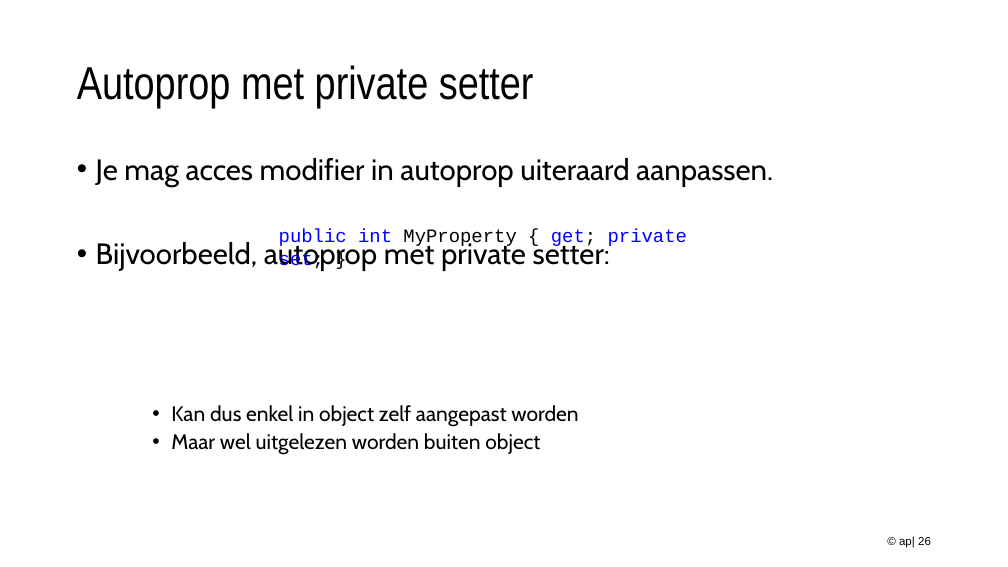
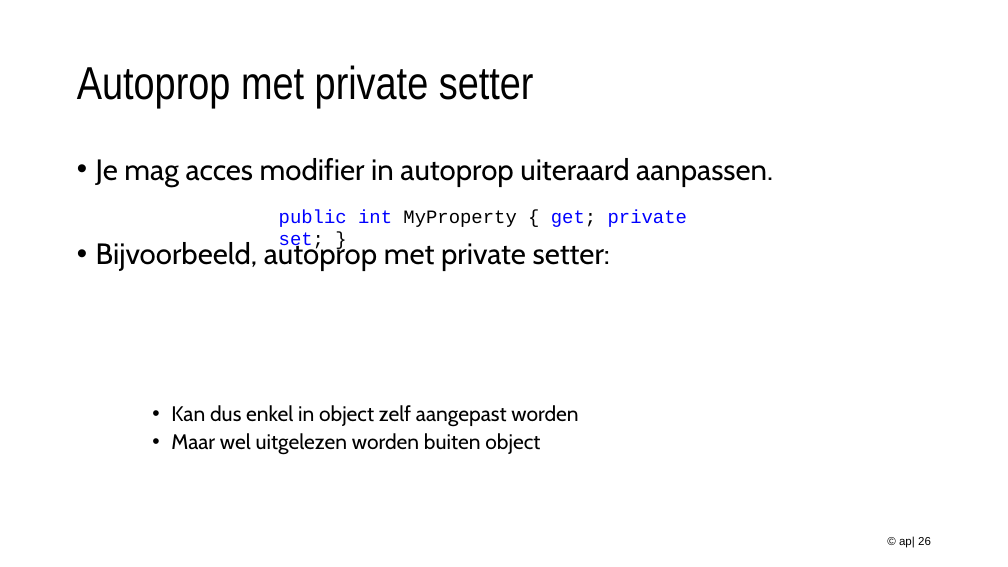
Before and after one commit to timdams/csharpbook, a slide deck: slide 26 of _SLIDES/2020_DEEL2/H1-OOP/les4_properties.pptx. Drawn at 1008x567 pixels with LibreOffice and Linux fonts; fonts in the diff are those of the drawing; background and template pictures are left out. Boxes give left, top, right and bottom in pixels: in the first picture for what was removed or moved away, otherwise in the second. Text is boxed around its words. In the diff, an @@ line names an element or a change of style, - is before the commit and + after.

```diff
--- a/_SLIDES/2020_DEEL2/H1-OOP/les4_properties.pptx
+++ b/_SLIDES/2020_DEEL2/H1-OOP/les4_properties.pptx
@@ text "public int MyProperty { get; ...": place and size @@
-text "public int MyProperty { get; ..." at [279,229,687,271]
+text "public int MyProperty { get; ..." at [279,209,687,251]
```
Also in this commit, not shown: 14 other slides changed, 3 other files.
